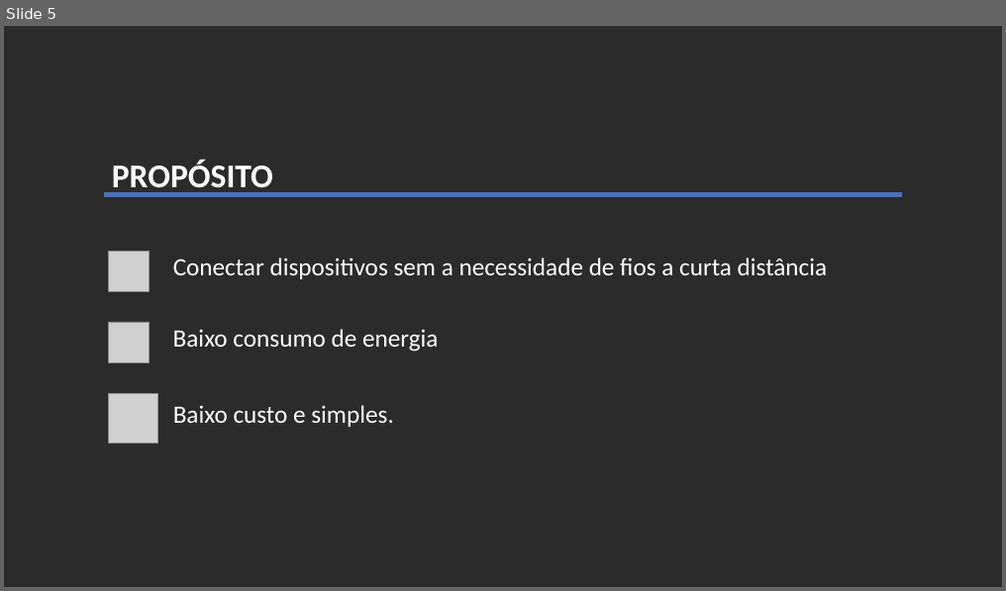
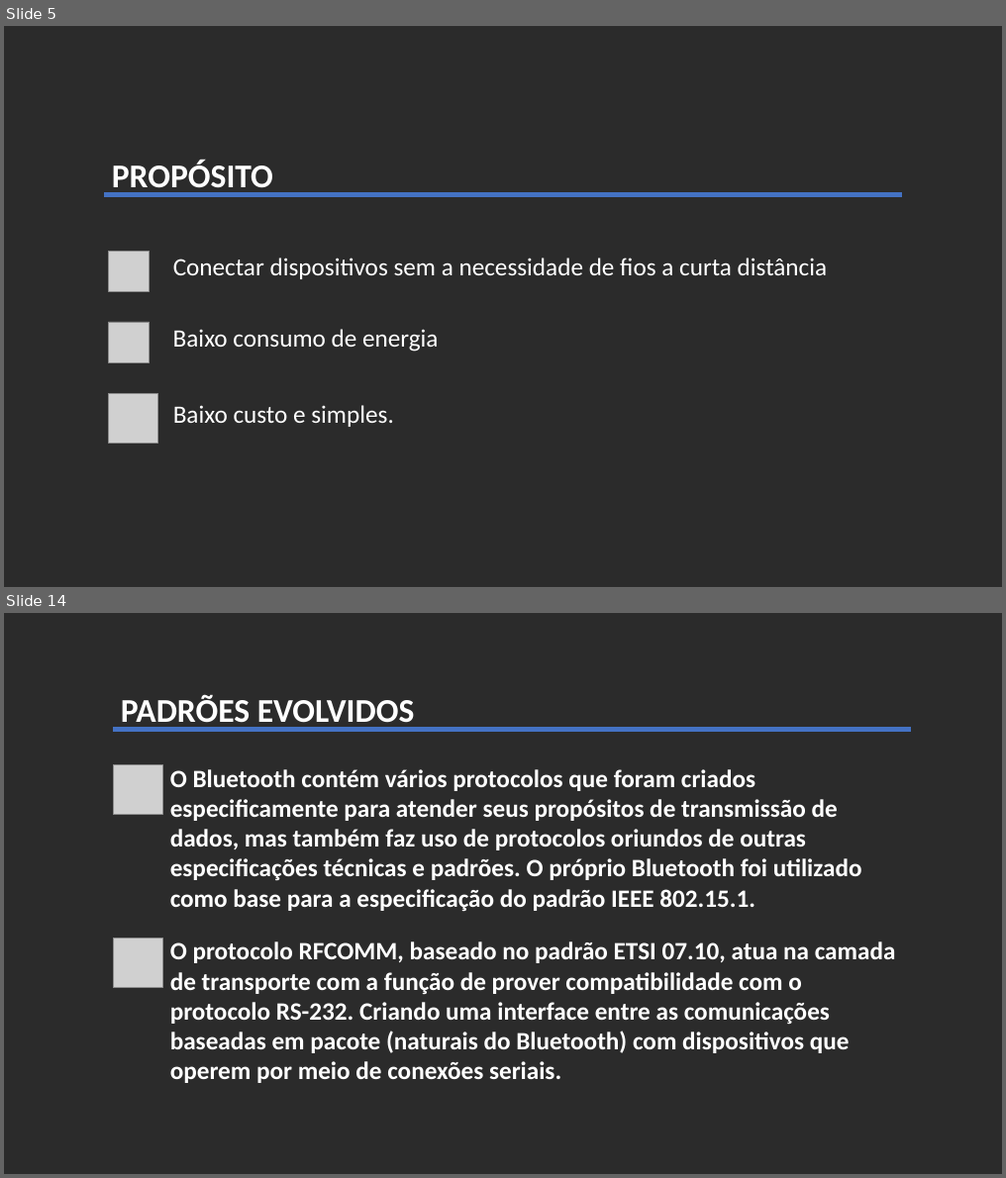
Before and after one commit to VandersonSenai/MODULO03, a slide deck: IoT/Apresentação Protocolos IoT BT.pptx. Shown one above the other, each under a label of ours: slide 5 before the commit, slides 5 and 14 after it; the slides between them are not shown. The pictures are 1006x591 and 1006x1178 pixels, drawn with LibreOffice and Linux fonts; fonts in the diff are those of the drawing; grey boxes stand for pictures; background and template pictures are left out; a plain dark background stands for a picture behind light text. Boxes give left, top, right and bottom in pixels: in the first picture for what was removed or moved away, otherwise in the second. Text is boxed around its words. In the diff, an @@ line names an element or a change of style, - is before the commit and + after.

```diff
--- a/IoT/Apresentação Protocolos IoT BT.pptx
+++ b/IoT/Apresentação Protocolos IoT BT.pptx
@@ slide 14 added at box(4, 613, 1002, 1174), background picture (left out) @@
@@ subtitle added at box(121, 694, 415, 730), 32 pt, text #FFFFFF, bold @@
+PADRÕES EVOLVIDOS
@@ line added from (113, 729) to (911, 729), #4472C4 4.5 pt @@
@@ picture added at box(113, 765, 162, 814) @@
@@ text added at box(170, 769, 862, 912), 24 pt, text #FFFFFF, bold @@
+O Bluetooth contém vários protocolos que foram criados especificamente para atender seus propósitos de transmissão de dados, mas também faz uso de protocolos oriundos de outras especificações técnicas e padrões. O próprio Bluetooth foi utilizado como base para a especificação do padrão IEEE 802.15.1.
@@ picture added at box(113, 938, 162, 987) @@
@@ text added at box(170, 942, 896, 1083), 24 pt, text #FFFFFF, bold @@
+O protocolo RFCOMM, baseado no padrão ETSI 07.10, atua na camada de transporte com a função de prover compatibilidade com o protocolo RS-232. Criando uma interface entre as comunicações baseadas em pacote (naturais do Bluetooth) com dispositivos que operem por meio de conexões seriais.
```
Also in this commit, not shown: 5 slides changed, 11 other slides added, 4 slides removed, 6 other files.
